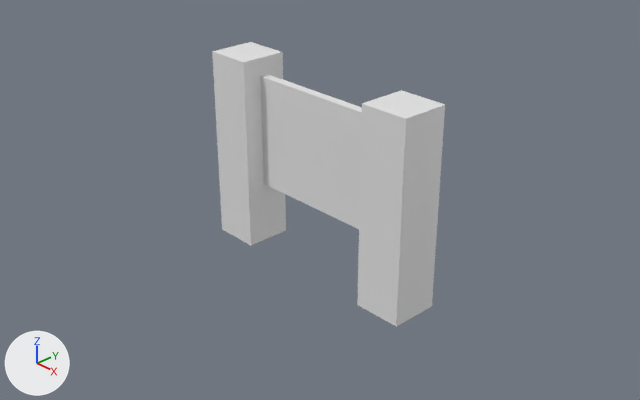
Two versions of the Blender file Models/cube.blend, one commit apart.
The view is the same before and after, from a camera (50 mm lens) standing at (23.1, -21.6, 14.4) and looking at (0.4, -0.2, -0.9). Every picture has the same lights, and +X, +Y and +Z are marked at lower left. The first picture is the older version.
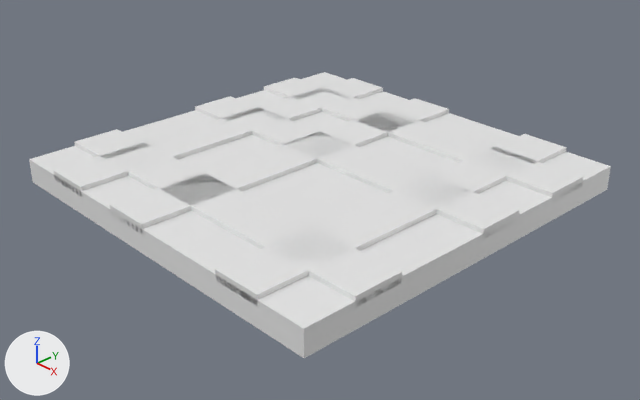
Boxes (x1, y1, x2, y2) around the edits, measured in the pictures (640 x 400 px; the box of a moved part takes in the faces that stretch with it):
'Cube.002', reshaped, moved, turned, rescaled: before (212, 42, 445, 327); after (29, 72, 611, 358)
part 1 of me_cube_006, added: after (215, 134, 566, 305)
part 2 of me_cube_006, added: after (110, 98, 449, 235)
part 3 of me_cube_006, added: after (195, 96, 519, 239)
part 4 of me_cube_006, added: after (264, 78, 583, 203)
part 5 of me_cube_006, moved or reshaped: before (260, 74, 445, 327); after (29, 72, 611, 358)

What changed in the scene script:
```text
Change me_cube_006:
    used by ob_cube_002; location = (-4.1, 0.0, 0.0); scale = (1.0, 1.0, 4.05)
    remove me_cube_006.from_pydata(...)  # 24 vertices, 18 faces; spans x -1.0..9.39, y -1.0..1.0, z -1.0..1.0
    add me_cube_006.from_pydata(...)  # 56 vertices, 42 faces; spans x -3.0..13.0, y -1.0..1.0, z -4.89..1.0
    me_cube_006 part 1: a new loose piece, a box spanning x -3.0..13.0, y -0.75..-0.5, z -1.0..1.0
    me_cube_006 part 2: a new loose piece, a box spanning x -3.0..13.0, y 0.0..0.25, z -1.0..1.0
    me_cube_006 part 3: a new loose piece, a box spanning x 5.0..7.0, y -1.0..1.0, z -1.0..1.0
    me_cube_006 part 4: a new loose piece, a box spanning x 9.0..11.0, y -1.0..1.0, z -1.0..1.0
    me_cube_006 part 5
    13 vertices are removed from x 0.2..9.39, y -1.0..1.0, z -1.0..1.0
    12 faces are deleted
    3 vertices move from x 0.2..9.39, y -0.19..1.0, z -1.0..1.0 to x -3.0..13.0, y 0.5..1.0, z -1.0..1.0
    7 vertices are added at x -3.0, y -1.0..1.0, z -4.89..1.0
    6 new vertices lie (16.0, 0.0, 0.0) away from vertices in x -3.0..0.2, y -1.0..1.0, z -4.89..1.0
    12 new faces join them
Change ob_cube_002:
    ob_cube_002.location: (-4.1, 0.0, 0.0) -> (0.0, -5.0, 0.48)
    ob_cube_002.rotation_euler: (0.0, 0.0, 0.0) -> (0.0, 0.0, 1.571)  # degrees (0, 0, 0) -> degrees (0, 0, 90)
    ob_cube_002.scale: (1.0, 1.0, 4.05) -> (1.0, 8.0, 0.2)
```
